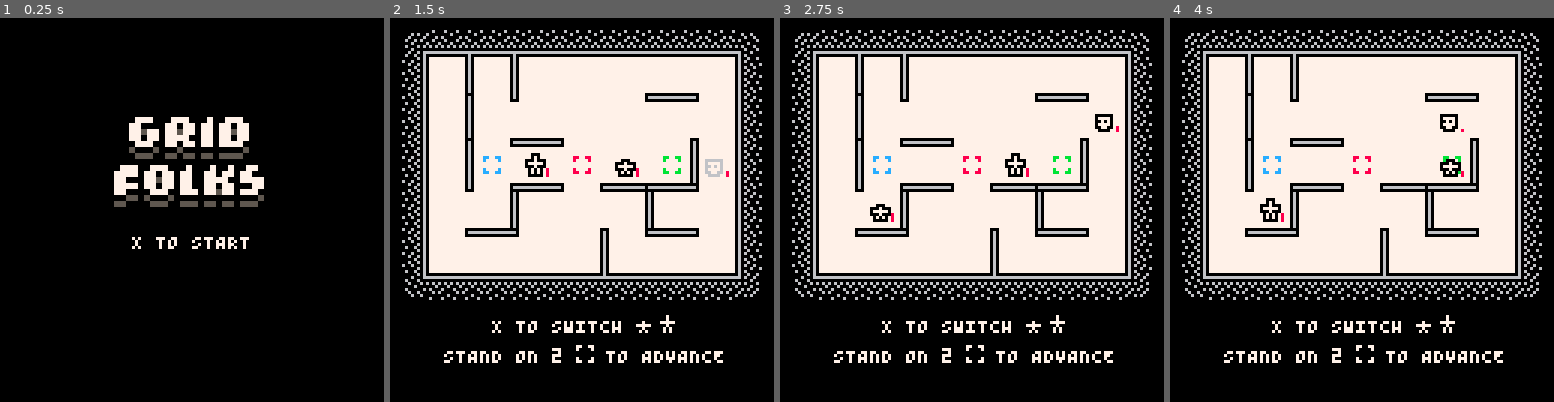
Above: before the commit, frames 1-4 (left to right).
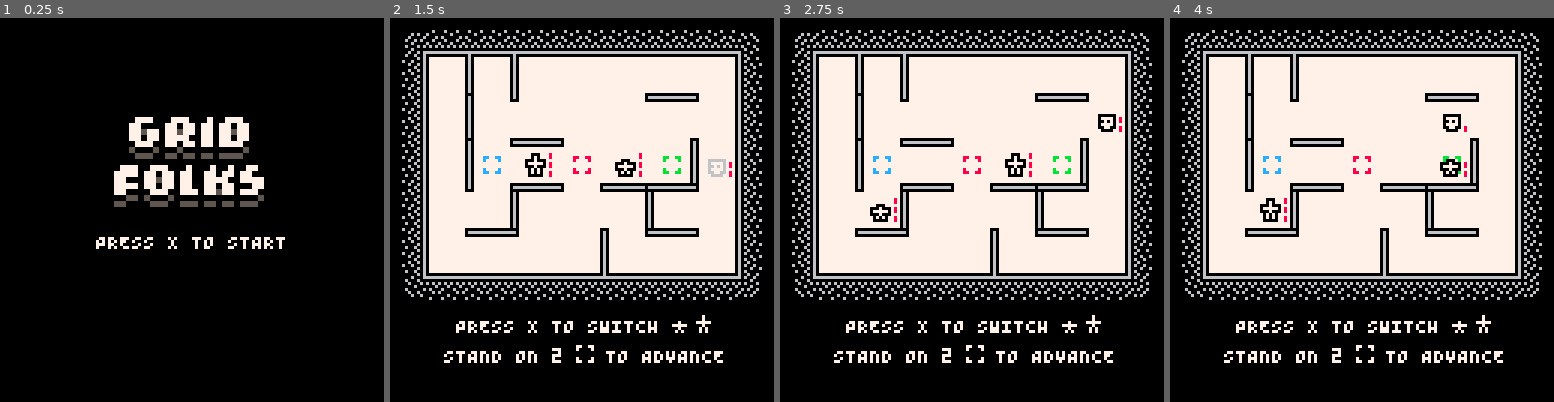
Above: after the commit, the same moments.

Repository: taylordolan/grid-folks
Game: PICO-8 cartridge grid_folks.p8
Two runs of this game, one before a commit and one after it. Both use one fixed random seed, a clock stepped at 60 frames per second and the inputs below.
Inputs:
- Up to frame 1 (0.25 s): no input
- Up to frame 2 (1.5 s): tap O (Z key) at 0.33, 0.7, 1.43 s; tap X (X key) at 1.07 s
- Up to frame 3 (2.75 s): hold Left 1.97-2.37 s; tap X (X key) at 2.07, 2.4, 2.73 s; tap O (Z key) at 2.22 s; hold Down from 2.42 s (still down)
- Up to frame 4 (4 s): release Down at 2.82 s; hold Right 2.87-3.53 s; tap X (X key) at 3.07, 3.4, 3.73 s; tap O (Z key) at 3.1, 3.98 s; hold Up from 3.58 s (still down)

The runs differ from the first frame. In frame 1, 0.7% of the frame differs, in the area x 25-75%, y 57-61%; in frame 2, 1.2%, in the area x 17-90%, y 35-83%; in frame 3, 1.2%; in frame 4, 1.1%.

Commit message:
animations for health and score gains

Diff:
--- a/grid_folks.p8
+++ b/grid_folks.p8
@@ -15,10 +15,17 @@
 -- [x] replace main instructions stuff with drawings
 -- [x] intro instructions
 -- [x] transition for jumping
+-- [x] animation for gaining health
+-- [x] animation for gaining gold
 -- [ ] nicer-looking end game states
 -- [ ] cooler title card
 -- [ ] balance enemy spawn rate
 -- [ ] when multiple enemies are present, they should act in random order
+
+-- optimizations
+-- [ ] make a generic object to base things on
+-- [ ] instead of rendering the contents of each tile, render the contents of each list of objects
+-- [ ] have objects keep track of their lists so they can remove themselves from their lists
 
 -- game state that gets refreshed on restart
 function _init()
@@ -118,12 +125,14 @@
   score = 0
   turns = 0
   player_turn = true
-	game_lost = false
+  game_lost = false
   game_won = false
   debug_mode = false
   delay = 0
   game_started = false
   has_advanced = false
+  turn_score_gain = 0
+  turn_health_gain = 0
 
   -- lists of things
   heroes = {}
@@ -131,6 +140,8 @@
   pads = {}
   buttons = {}
   exits = {}
+  gains = {}
+
   -- when multiple things are in a tile, they'll be rendering in this order
   -- that means the things at the end will appear on top
   layers = {
@@ -315,6 +326,9 @@
     if should_spawn() then
       spawn_enemy()
     end
+    trigger_all_enemy_buttons()
+    turn_health_gain = 0
+    turn_score_gain = 0
     update_targets()
     -- update game state
     turns = turns + 1
@@ -377,7 +391,8 @@
 
 function draw_health(x_pos, y_pos, amount)
   for i = 1, amount do
-    pset(x_pos + 7, y_pos + 8 - i, 8)
+    pset(x_pos + 8, y_pos + 10 - i * 3, colors.red)
+    pset(x_pos + 8, y_pos + 9 - i * 3, colors.red)
   end
 end
 
@@ -389,7 +404,7 @@
     pal(colors.dark_gray, colors.black)
     pal(colors.navy, colors.dark_gray)
     spr(008,32,32,8,4)
-    local _text = smallcaps("x to start")
+    local _text = smallcaps("press x to start")
     print(_text, 64 - #_text * 4 / 2, 72, colors.white)
     return
   end
@@ -515,10 +530,10 @@
     if not has_advanced then
       pal(colors.tan, false)
       pal(colors.light_gray, colors.white)
-      local _x = 34
+      local _x = 22
       local _y = 100
       local _space = 3
-      local _a = smallcaps("x to switch")
+      local _a = smallcaps("press x to switch")
       print(_a, _x, _y, colors.white)
       spr(sprites.hero_inactive, _x + #_a * 4 + _space, _y - 2)
       spr(sprites.hero_active, _x + #_a * 4 + 8 + _space, _y - 2)
@@ -574,6 +589,9 @@
   draw_border()
   update_shot_drawing()
   draw_game_end_state()
+  for next in all(gains) do
+    next.draw(next)
+  end
 
   -- grid
   -- local _g = 8
@@ -674,7 +692,12 @@
   -- this is here for now because enemy buttons need to be triggered when enemies step or are deployed
   -- todo: this should probably be done differently somehow
   if thing.type == "enemy" then
-    trigger_enemy_buttons(dest)
+    local button = find_type_in_tile("button", {thing.x, thing.y})
+    if button and button.color == "red" then
+      turn_health_gain += 1
+    elseif button and button.color == "orange" then
+      turn_score_gain += 1
+    end
   end
 
   if thing.type == "hero" and find_type_in_tile("pad", dest) then
@@ -725,32 +748,67 @@
   set_tile(thing, dest)
 end
 
-function trigger_enemy_buttons(enemy_tile)
-
-  function gain_health()
-    for next in all(heroes) do
-      next.health = next.health + 1
-      if next.health > next.max_health then
-        next.health = next.max_health
-      end
-    end
-    sfx(sounds.health, 3)
-  end
-
-  function gain_score()
-    score += 1
-    sfx(sounds.score, 3)
-  end
-
-  local button = find_type_in_tile("button", enemy_tile)
-  if button then
-    if button.color == "red" then
-      gain_health()
-    end
-    if button.color == "orange" then
-      gain_score()
-    end
-  end
+function trigger_all_enemy_buttons()
+  for next in all(heroes) do
+    local start = next.health
+    next.health += turn_health_gain
+    if next.health > next.max_health then
+      next.health = next.max_health
+    end
+    local diff = next.health - start
+    if diff > 0 then
+      new_gain({next.screen_seq[1][1], next.screen_seq[1][2]}, diff, colors.red, colors.white)
+    end
+  end
+  if turn_score_gain > 0 then
+    score += turn_score_gain
+    local text = turn_score_gain .. ""
+    new_gain({95 - #text * 4,100}, turn_score_gain, colors.orange, colors.black)
+  end
+end
+
+
+function new_gain(pos, amount, color, outline)
+  local _x = pos[1]
+  local _y = pos[2]
+  local new_gain = {
+    screen_seq = {
+      {_x,_y},
+      {_x,_y-1},
+      {_x,_y-2},
+      {_x,_y-3},
+      {_x,_y-4},
+      {_x,_y-5},
+      {_x,_y-6},
+      {_x,_y-7},
+      {_x,_y-8},
+      {_x,_y-9},
+      {_x,_y-10},
+      {_x,_y-11},
+    },
+    draw = function(self)
+      local sx = self.screen_seq[1][1]
+      local sy = self.screen_seq[1][2]
+      print("+" .. amount, sx-1, sy, outline)
+      print("+" .. amount, sx+1, sy, outline)
+      print("+" .. amount, sx, sy-1, outline)
+      print("+" .. amount, sx, sy+1, outline)
+      print("+" .. amount, sx-1, sy-1, outline)
+      print("+" .. amount, sx-1, sy+1, outline)
+      print("+" .. amount, sx+1, sy-1, outline)
+      print("+" .. amount, sx+1, sy+1, outline)
+      print("+" .. amount, sx, sy, color)
+      if #self.screen_seq > 1 then
+        del(self.screen_seq, self.screen_seq[1])
+      else
+        del(gains, self)
+      end
+      -- reset the palette
+      pal()
+    end,
+  }
+  add(gains, new_gain)
+  return new_gain
 end
 
 -- check if a tile is in a list of tiles
@@ -1176,13 +1234,11 @@
   if enemy.health <= 0 then
     local _x = enemy.screen_seq[1][1]
     local _y = enemy.screen_seq[1][2]
-    enemy.screen_seq = {{_x-1,_y+1}}
     local _a = sprites.die_1
     local _b = sprites.die_2
     enemy.sprite_seq = {_a,_a,_a,_a,_b,_b,_b,_b}
   else
     local b_r = {colors.black, colors.red}
-    enemy.pal_seq = {b_r, b_r, b_r, b_r, {10,10}}
   end
 end
 
@@ -1559,7 +1615,9 @@
 
         rectfill(x1, y1, x2, y2, outer_color)
         rectfill(x3, y3, x4, y4, inner_color)
-        palt()
+
+        -- reset the palette
+        pal()
       end,
     }
     deploy(wall_right, {"wall_right"})
@@ -1592,7 +1650,9 @@
 
         rectfill(x1, y1, x2, y2, outer_color)
         rectfill(x3, y3, x4, y4, inner_color)
-        palt()
+
+        -- reset the palette
+        pal()
       end,
     }
     deploy(wall_down, {"wall_down"})
@@ -1714,12 +1774,13 @@
       if #self.sprite_seq > 1 then
         del(self.sprite_seq, self.sprite_seq[1])
       end
+
+      -- reset the palette
       pal()
     end,
   }
   add(pads, new_pad)
   return new_pad
-  -- deploy(new_pad, {"pad", "button", "hero"})
 end
 
 function new_button(color)
@@ -1760,6 +1821,8 @@
       if #self.sprite_seq > 1 then
         del(self.sprite_seq, self.sprite_seq[1])
       end
+
+      -- reset the palette
       pal()
     end,
   }
@@ -1947,140 +2010,140 @@
 
 
 __map__
-0000000000000000000000000000010000000000000000000000000000000000000000000000000000000000000000000000000000000000000000000000000000000000000000000000000000000000000000000000000000000000000000000000000000000000000000000000000000000000000000000000000000000000
+0000000000000000000000000000060000000000000000000000000000000000000000000000000000000000000000000000000000000000000000000000000000000000000000000000000000000000000000000000000000000000000000000000000000000000000000000000000000000000000000000000000000000000
 0000000000000000000000000000000000000000000000000000000000000000000000000000000000000000000000000000000000000000000000000000000000000000000000000000000000000000000000000000000000000000000000000000000000000000000000000000000000000000000000000000000000000000
 0000001616161616160000000000000000000000000000000000000000000000000000000000000000000000000000000000000000000000000000000000000000000000000000000000000000000000000000000000000000000000000000000000000000000000000000000000000000000000000000000000000000000000
-0000000016163333161600000000000000000000000000000000000000000000000000000000000000000000000000000000000000000000000000000000000000000000000000000000000000000000000000000000000000000000000000000000000000000000000000000000000000000000000000000000000000000000
+0000000016160606161600000000000000000000000000000000000000000000000000000000000000000000000000000000000000000000000000000000000000000000000000000000000000000000000000000000000000000000000000000000000000000000000000000000000000000000000000000000000000000000
 0000000016161616161616000000000000000000000000000000000000000000000000000000000000000000000000000000000000000000000000000000000000000000000000000000000000000000000000000000000000000000000000000000000000000000000000000000000000000000000000000000000000000000
+0000000016161616160600000000000000000000000000000000000000000000000000000000000000000000000000000000000000000000000000000000000000000000000000000000000000000000000000000000000000000000000000000000000000000000000000000000000000000000000000000000000000000000
 0000000016161616161600000000000000000000000000000000000000000000000000000000000000000000000000000000000000000000000000000000000000000000000000000000000000000000000000000000000000000000000000000000000000000000000000000000000000000000000000000000000000000000
-0000000016161616161600000000000000000000000000000000000000000000000000000000000000000000000000000000000000000000000000000000000000000000000000000000000000000000000000000000000000000000000000000000000000000000000000000000000000000000000000000000000000000000
-…(130 lines of a section not shown)…
+…(130 lines of a section not shown)…
Not shown, changed: 32 lines of the sprite sheet (__gfx__) section of grid_folks.p8
